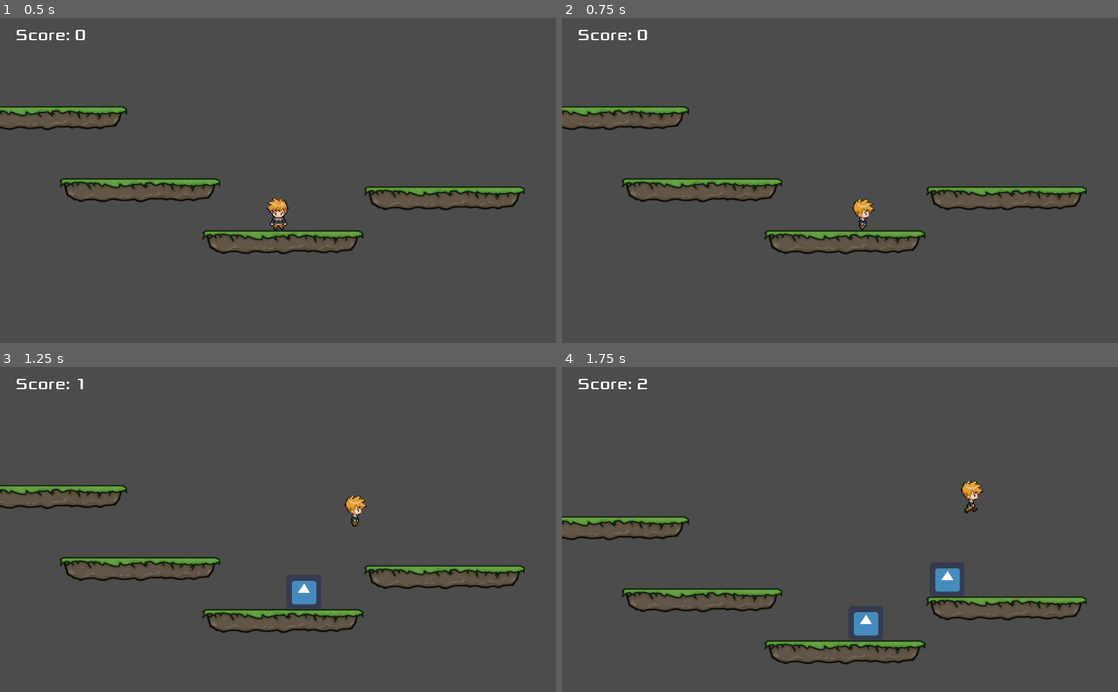
Above: before the commit, frames 1-4 (two rows, left to right).
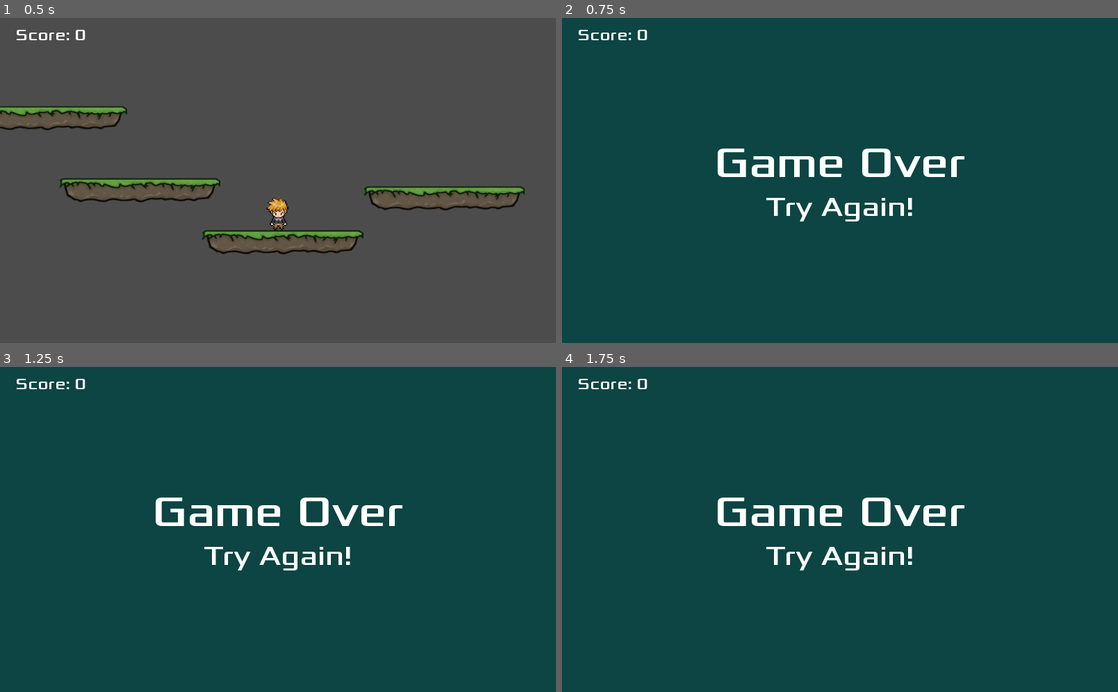
Above: after the commit, the same moments.

Repository: mflash/mygame20231n
Game: Godot game, scene res://Game/Game.tscn
The game is run twice, just before and just after one commit, with the same random seed, the same clock (stepped at 60 frames per second) and the same inputs. The engine's default icon, where the game draws it, is replaced by a stand-in: a white triangle on a blue panel in a dark square.
Inputs (mouse positions are in pixels of both pictures, inside the frame that each line leads up to):
- Up to frame 1 (0.5 s): no input
- Up to frame 2 (0.75 s): move the mouse to (962, 164) at 0.52 s; hold Right (right) from 0.53 s (still down); hold X from 0.53 s (still down)
- Up to frame 3 (1.25 s): keep holding Right (right); keep holding X; tap Space (jump) at 0.77 s
- Up to frame 4 (1.75 s): keep holding Right (right); move the mouse to (728, 545) at 1.27 s; release X at 1.28 s; click (728, 545) at 1.35 s; tap Space (jump) at 1.52 s; tap X at 1.55 s

Frame 1 is identical in both runs. In frame 2, 100% of the frame differs, in the area x 0-100%, y 0-100%; in frame 3, 100%; in frame 4, 100%.

Commit message:
Destruição de nodos, estrutura de cenas, animação com AnimationPlayer

Diff:
--- /dev/null
+++ b/Fonts/Xolonium.tres
@@ -0,0 +1,7 @@
+[gd_resource type="DynamicFont" load_steps=2 format=2]
+
+[ext_resource path="res://Fonts/Xolonium-Regular.ttf" type="DynamicFontData" id=1]
+
+[resource]
+size = 80
+font_data = ExtResource( 1 )
--- /dev/null
+++ b/Game/Game.gd
@@ -0,0 +1,32 @@
+extends Node2D
+
+var sceneLimit : Position2D
+var player : KinematicBody2D
+
+var currentScene = null
+
+func _ready() -> void:
+	currentScene = get_child(0) # pega o Level1, etc
+	sceneLimit = currentScene.get_node("SceneLimit")
+	player = currentScene.get_node("Player")
+
+func _physics_process(delta: float) -> void:
+
+	if sceneLimit == null:
+		return
+
+	if player.position.y > sceneLimit.position.y:
+		get_tree().change_scene("res://GameOver.tscn")
+
+	if Input.is_key_pressed(KEY_X):
+		call_deferred("goto_scene", "res://GameOver.tscn")
+
+func goto_scene(path: String):
+	print("Total children: "+str(get_child_count()))
+	var world := get_child(0)
+	world.free()
+	var res := ResourceLoader.load(path)
+	currentScene = res.instance()
+	sceneLimit = null
+	get_tree().get_root().add_child(currentScene)
+	#self.add_child(currentScene)
--- a/Game/Game.tscn
+++ b/Game/Game.tscn
@@ -1,85 +1,18 @@
-[gd_scene load_steps=7 format=2]
+[gd_scene load_steps=6 format=2]
 
-[ext_resource path="res://GFX/tiles/grass2.png" type="Texture" id=1]
-[ext_resource path="res://Player/Player.tscn" type="PackedScene" id=2]
+[ext_resource path="res://Levels/Level1.tscn" type="PackedScene" id=1]
 [ext_resource path="res://Fonts/Xolonium-Regular.ttf" type="DynamicFontData" id=3]
 [ext_resource path="res://Game/HUD.gd" type="Script" id=4]
-
-[sub_resource type="RectangleShape2D" id=1]
-extents = Vector2( 147.5, 20.5 )
+[ext_resource path="res://Game/Game.gd" type="Script" id=5]
 
 [sub_resource type="DynamicFont" id=2]
 size = 30
 font_data = ExtResource( 3 )
 
 [node name="Game" type="Node2D"]
+script = ExtResource( 5 )
 
-[node name="Player" parent="." instance=ExtResource( 2 )]
-position = Vector2( 513, 290 )
-
-[node name="Camera2D" type="Camera2D" parent="Player" groups=["cameras"]]
-current = true
-limit_right = 1024
-drag_margin_h_enabled = true
-drag_margin_v_enabled = true
-editor_draw_limits = true
-editor_draw_drag_margin = true
-
-[node name="Grass" type="StaticBody2D" parent="."]
-position = Vector2( 521, 534 )
-__meta__ = {
-"_edit_group_": true
-}
-
-[node name="Grass2" type="Sprite" parent="Grass"]
-texture = ExtResource( 1 )
-
-[node name="CollisionShape2D" type="CollisionShape2D" parent="Grass"]
-visible = false
-position = Vector2( -0.5, -0.5 )
-shape = SubResource( 1 )
-
-[node name="Grass2" type="StaticBody2D" parent="."]
-position = Vector2( 86, 305 )
-__meta__ = {
-"_edit_group_": true
-}
-
-[node name="Grass2" type="Sprite" parent="Grass2"]
-texture = ExtResource( 1 )
-
-[node name="CollisionShape2D" type="CollisionShape2D" parent="Grass2"]
-visible = false
-position = Vector2( -0.5, -0.5 )
-shape = SubResource( 1 )
-
-[node name="Grass3" type="StaticBody2D" parent="."]
-position = Vector2( 258, 438 )
-__meta__ = {
-"_edit_group_": true
-}
-
-[node name="Grass2" type="Sprite" parent="Grass3"]
-texture = ExtResource( 1 )
-
-[node name="CollisionShape2D" type="CollisionShape2D" parent="Grass3"]
-visible = false
-position = Vector2( -0.5, -0.5 )
-shape = SubResource( 1 )
-
-[node name="Grass4" type="StaticBody2D" parent="."]
-position = Vector2( 819, 453 )
-__meta__ = {
-"_edit_group_": true
-}
-
-[node name="Grass2" type="Sprite" parent="Grass4"]
-texture = ExtResource( 1 )
-
-[node name="CollisionShape2D" type="CollisionShape2D" parent="Grass4"]
-visible = false
-position = Vector2( -0.5, -0.5 )
-shape = SubResource( 1 )
+[node name="Level1" parent="." instance=ExtResource( 1 )]
 
 [node name="HUD" type="CanvasLayer" parent="." groups=["HUD"]]
 script = ExtResource( 4 )
@@ -91,3 +24,5 @@
 margin_bottom = 50.0
 custom_fonts/font = SubResource( 2 )
 text = "Score: 0"
+
+[editable path="Level1"]
--- /dev/null
+++ b/GameOver.tscn
@@ -0,0 +1,41 @@
+[gd_scene load_steps=4 format=2]
+
+[ext_resource path="res://Fonts/Xolonium.tres" type="DynamicFont" id=1]
+[ext_resource path="res://Fonts/Xolonium-Regular.ttf" type="DynamicFontData" id=2]
+
+[sub_resource type="DynamicFont" id=1]
+size = 50
+font_data = ExtResource( 2 )
+
+[node name="GameOver" type="Control"]
+anchor_right = 1.0
+anchor_bottom = 1.0
+
+[node name="ColorRect" type="ColorRect" parent="."]
+anchor_right = 1.0
+anchor_bottom = 1.0
+color = Color( 0.0509804, 0.27451, 0.266667, 1 )
+
+[node name="CenterContainer" type="CenterContainer" parent="."]
+anchor_right = 1.0
+anchor_bottom = 1.0
+
+[node name="VBoxContainer" type="VBoxContainer" parent="CenterContainer"]
+margin_left = 278.0
+margin_top = 219.0
+margin_right = 745.0
+margin_bottom = 381.0
+
+[node name="Label" type="Label" parent="CenterContainer/VBoxContainer"]
+margin_right = 467.0
+margin_bottom = 97.0
+custom_fonts/font = ExtResource( 1 )
+text = "Game Over"
+
+[node name="Label2" type="Label" parent="CenterContainer/VBoxContainer"]
+margin_top = 101.0
+margin_right = 467.0
+margin_bottom = 162.0
+custom_fonts/font = SubResource( 1 )
+text = "Try Again!"
+align = 1
--- a/Items/Box.gd
+++ b/Items/Box.gd
@@ -1,5 +1,10 @@
 extends Area2D
 
+func _ready() -> void:
+	var tween = get_tree().create_tween().set_trans(Tween.TRANS_BOUNCE).set_ease(Tween.EASE_IN)
+	tween.tween_property(self, "scale", Vector2(1.5, 1.5), 0.2)
+	tween.tween_property(self, "scale", Vector2(1, 1), 0.2)
 
 func _on_VisibilityNotifier2D_screen_exited() -> void:
 	print("Saí da tela!")
+	queue_free()
--- a/Items/Box.tscn
+++ b/Items/Box.tscn
@@ -1,10 +1,113 @@
-[gd_scene load_steps=4 format=2]
+[gd_scene load_steps=6 format=2]
 
 [ext_resource path="res://icon.png" type="Texture" id=1]
 [ext_resource path="res://Items/Box.gd" type="Script" id=2]
 
 [sub_resource type="RectangleShape2D" id=1]
 extents = Vector2( 32, 32 )
+
+[sub_resource type="Animation" id=2]
+length = 0.4
+tracks/0/type = "value"
+tracks/0/path = NodePath(".:scale")
+tracks/0/interp = 1
+tracks/0/loop_wrap = true
+tracks/0/imported = false
+tracks/0/enabled = true
+tracks/0/keys = {
+"times": PoolRealArray( -1.8 ),
+"transitions": PoolRealArray( 1 ),
+"update": 0,
+"values": [ Vector2( 1, 1 ) ]
+}
+tracks/1/type = "value"
+tracks/1/path = NodePath("SpriteBox:modulate")
+tracks/1/interp = 1
+tracks/1/loop_wrap = true
+tracks/1/imported = false
+tracks/1/enabled = true
+tracks/1/keys = {
+"times": PoolRealArray( 0 ),
+"transitions": PoolRealArray( 1 ),
+"update": 0,
+"values": [ Color( 1, 1, 1, 1 ) ]
+}
+tracks/2/type = "value"
+tracks/2/path = NodePath(".:position")
+tracks/2/interp = 1
+tracks/2/loop_wrap = true
+tracks/2/imported = false
+tracks/2/enabled = true
+tracks/2/keys = {
+"times": PoolRealArray( 0 ),
+"transitions": PoolRealArray( 1 ),
+"update": 0,
+"values": [ Vector2( 0, 0 ) ]
+}
+tracks/3/type = "value"
+tracks/3/path = NodePath("SpriteBox:scale")
+tracks/3/interp = 1
+tracks/3/loop_wrap = true
+tracks/3/imported = false
+tracks/3/enabled = true
+tracks/3/keys = {
+"times": PoolRealArray( 0 ),
+"transitions": PoolRealArray( 1 ),
+"update": 0,
+"values": [ Vector2( 1, 1 ) ]
+}
+tracks/4/type = "value"
+tracks/4/path = NodePath("SpriteBox:position")
+tracks/4/interp = 1
+tracks/4/loop_wrap = true
+tracks/4/imported = false
+tracks/4/enabled = true
+tracks/4/keys = {
+"times": PoolRealArray( 0 ),
+"transitions": PoolRealArray( 1 ),
+"update": 0,
+"values": [ Vector2( 0, 0 ) ]
+}
+
+[sub_resource type="Animation" id=3]
+resource_name = "box"
+length = 0.4
+tracks/0/type = "value"
+tracks/0/path = NodePath("SpriteBox:modulate")
+tracks/0/interp = 1
+tracks/0/loop_wrap = true
+tracks/0/imported = false
+tracks/0/enabled = false
+tracks/0/keys = {
+"times": PoolRealArray( 0, 0.2, 0.4 ),
+"transitions": PoolRealArray( 1, 1, 1 ),
+"update": 0,
+"values": [ Color( 1, 1, 1, 1 ), Color( 0.929412, 1, 0.109804, 1 ), Color( 1, 1, 1, 1 ) ]
+}
+tracks/1/type = "value"
+tracks/1/path = NodePath("SpriteBox:scale")
+tracks/1/interp = 1
+tracks/1/loop_wrap = true
+tracks/1/imported = false
+tracks/1/enabled = false
+tracks/1/keys = {
+"times": PoolRealArray( 0, 0.2, 0.4 ),
+"transitions": PoolRealArray( 1, 1, 1 ),
+"update": 0,
+"values": [ Vector2( 1, 1 ), Vector2( 1.5, 1.5 ), Vector2( 1, 1 ) ]
+}
+tracks/2/type = "value"
+tracks/2/path = NodePath("SpriteBox:position")
+tracks/2/interp = 1
+tracks/2/loop_wrap = true
+tracks/2/imported = false
+tracks/2/enabled = false
+tracks/2/keys = {
+"times": PoolRealArray( 0, 0.2, 0.4 ),
+"transitions": PoolRealArray( 1, 1, 1 ),
+"update": 0,
+"values": [ Vector2( 0, 0 ), Vector2( 0, -50 ), Vector2( 0, 0 ) ]
+}
 
 [node name="Box" type="Area2D"]
 script = ExtResource( 2 )
@@ -17,5 +120,12 @@
 shape = SubResource( 1 )
 
 [node name="VisibilityNotifier2D" type="VisibilityNotifier2D" parent="."]
+position = Vector2( 0.499999, -0.5 )
+scale = Vector2( 0.55, 0.65 )
+
+[node name="AnimationPlayer" type="AnimationPlayer" parent="."]
+autoplay = "box"
+anims/RESET = SubResource( 2 )
+anims/box = SubResource( 3 )
 
 [connection signal="screen_exited" from="VisibilityNotifier2D" to="." method="_on_VisibilityNotifier2D_screen_exited"]
--- /dev/null
+++ b/Levels/Level1.tscn
@@ -0,0 +1,88 @@
+[gd_scene load_steps=6 format=2]
+
+[ext_resource path="res://Player/Player.gd" type="Script" id=1]
+[ext_resource path="res://Items/Box.tscn" type="PackedScene" id=2]
+[ext_resource path="res://GFX/tiles/grass2.png" type="Texture" id=3]
+[ext_resource path="res://Player/Player.tscn" type="PackedScene" id=4]
+
+[sub_resource type="RectangleShape2D" id=1]
+extents = Vector2( 147.5, 20.5 )
+
+[node name="Level1" type="Node"]
+
+[node name="Player" type="KinematicBody2D" parent="." instance=ExtResource( 4 )]
+position = Vector2( 513, 290 )
+script = ExtResource( 1 )
+box = ExtResource( 2 )
+
+[node name="Camera2D" type="Camera2D" parent="Player" groups=["cameras"]]
+current = true
+limit_right = 1024
+drag_margin_h_enabled = true
+drag_margin_v_enabled = true
+editor_draw_limits = true
+editor_draw_drag_margin = true
+
+[node name="Scenery" type="Node" parent="."]
+
+[node name="Grass" type="StaticBody2D" parent="Scenery"]
+position = Vector2( 521, 534 )
+__meta__ = {
+"_edit_group_": true
+}
+
+[node name="Grass2" type="Sprite" parent="Scenery/Grass"]
+texture = ExtResource( 3 )
+
+[node name="CollisionShape2D" type="CollisionShape2D" parent="Scenery/Grass"]
+visible = false
+position = Vector2( -0.5, -0.5 )
+shape = SubResource( 1 )
+
+[node name="Grass2" type="StaticBody2D" parent="Scenery"]
+position = Vector2( 86, 305 )
+__meta__ = {
+"_edit_group_": true
+}
+
+[node name="Grass2" type="Sprite" parent="Scenery/Grass2"]
+texture = ExtResource( 3 )
+
+[node name="CollisionShape2D" type="CollisionShape2D" parent="Scenery/Grass2"]
+visible = false
+position = Vector2( -0.5, -0.5 )
+shape = SubResource( 1 )
+
+[node name="Grass3" type="StaticBody2D" parent="Scenery"]
+position = Vector2( 258, 438 )
+__meta__ = {
+"_edit_group_": true
+}
+
+[node name="Grass2" type="Sprite" parent="Scenery/Grass3"]
+texture = ExtResource( 3 )
+
+[node name="CollisionShape2D" type="CollisionShape2D" parent="Scenery/Grass3"]
+visible = false
+position = Vector2( -0.5, -0.5 )
+shape = SubResource( 1 )
+
+[node name="Grass4" type="StaticBody2D" parent="Scenery"]
+position = Vector2( 819, 453 )
+__meta__ = {
+"_edit_group_": true
+}
+
+[node name="Grass2" type="Sprite" parent="Scenery/Grass4"]
+texture = ExtResource( 3 )
+
+[node name="CollisionShape2D" type="CollisionShape2D" parent="Scenery/Grass4"]
+visible = false
+position = Vector2( -0.5, -0.5 )
+shape = SubResource( 1 )
+
+[node name="SceneLimit" type="Position2D" parent="."]
+position = Vector2( 573, 700 )
+__meta__ = {
+"_gizmo_extents_": 57.6
+}
--- a/Player/Player.gd
+++ b/Player/Player.gd
@@ -85,3 +85,5 @@
 	velocity.y += gravity * delta
 	get_side_input()
 	velocity = move_and_slide(velocity, Vector2.UP)
+	#if position.y > 900:
+	#	get_tree().change_scene("res://GameOver.tscn")
